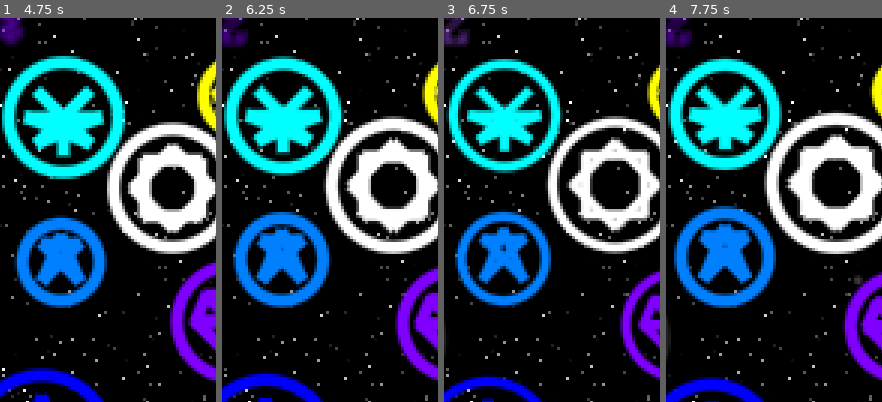
Above: before the commit, frames 1-4 (left to right).
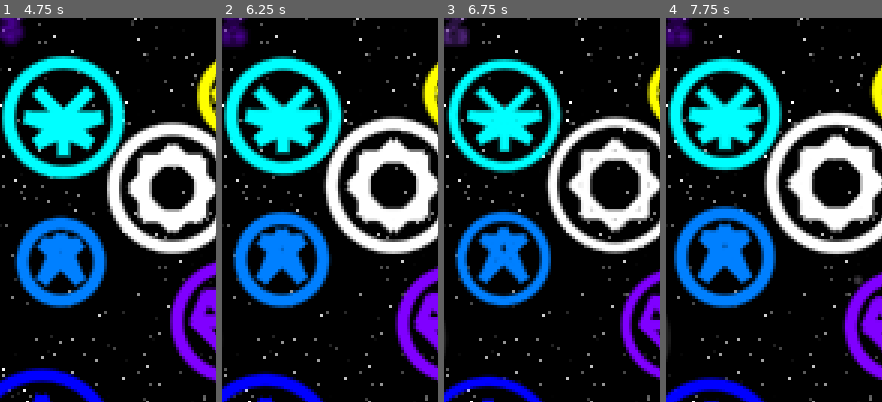
Above: after the commit, the same moments.

Repository: cursebinder22/space-golf-2d
Game: Godot game, scene res://main.tscn
The game is run twice, just before and just after one commit, with the same random seed, the same clock (stepped at 60 frames per second) and the same inputs.
Inputs (mouse positions are % of the whole screen's width and height, from its top left):
- Up to frame 1 (4.75 s): move the mouse to (45, 70) at 0.52 s; click (45, 70) at 0.67 s; drag from (80, 65) to (45, 70) at 1.27 s; move the mouse to (20, 35) at 2.02 s; click (20, 35) at 2.17 s; drag from (55, 50) to (20, 35) at 2.77 s; move the mouse to (35, 25) at 3.52 s; click (35, 25) at 3.67 s; drag from (72, 45) to (35, 25) at 4.27 s
- Up to frame 2 (6.25 s): move the mouse to (30, 55) at 5.02 s; click (30, 55) at 5.17 s; drag from (60, 28) to (30, 55) at 5.77 s
- Up to frame 3 (6.75 s): move the mouse to (45, 70) at 6.52 s; click (45, 70) at 6.67 s
- Up to frame 4 (7.75 s): drag from (80, 65) to (45, 70) at 7.27 s
The pictures show only the part of the screen within x 29-79%, y 4-54%; the shares and areas given below are measured in that part.

Frame 1 is identical in both runs. In frame 2, 0.2% of the frame differs, in the area x 3-11%, y 2-6%; in frame 3, 0.2%; in frame 4, 0.2%.

Commit message:
Data adjustments

Diff:
--- a/scripts/element_data.gd
+++ b/scripts/element_data.gd
@@ -2,16 +2,15 @@
 extends Resource
 
 var rank: int = 0
-var color: Color = Color('#403020')
-var color_name: String = 'brown'
-var symbol: String = 'poop'
-var spirit: String = 'disgust'
+var color: Color = Color(.125, .25, .125)
+var color_name: String = 'forest green'
+var symbol: String = 'death'
+var spirit: String = 'hate'
 var realm: String = 'waste'
 var pattern: Dictionary = {
-	1: [7],
-	2: [6],
-	3: [5],
-	5: [6,7,'C'],
-	6: [7],
-	7: ['C']
+	0: [5],
+	1: [2,3,'C'],
+	2: [3,'C'],
+	3: ['C'],
+	4: [7],
 }
--- a/scripts/global.gd
+++ b/scripts/global.gd
@@ -45,7 +45,7 @@
 		[[0,4],[1,3],[2,4]],
 	],
 	'2': [
-		[[1,1],[0,1],[1,0],[2,1],[0,3],[0,4],[2,4],[2,3]],
+		[[1,1],[0,1],[1,0],[2,1],[0,3],[0,4],[2,4],[2,3],[1,3]],
 	],
 	'3': [
 		[[1,1],[0,1],[1,0],[2,1],[1,2],[0,2]],
